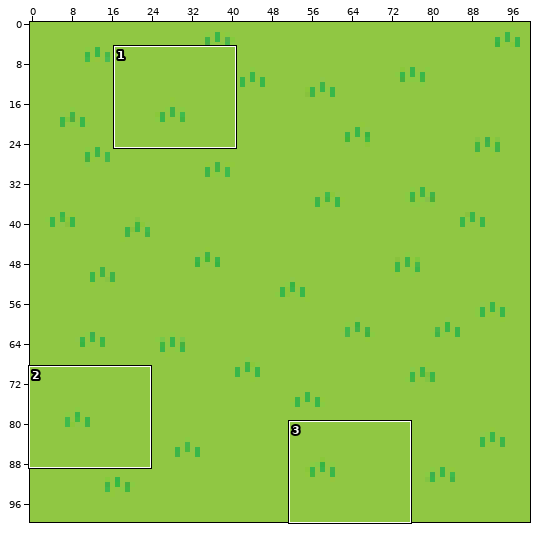
Edited in one commit: sprite sheet (grass.png). The picture above shows the old version from afar; the outline marks the close-up.
Close-up. As it was:
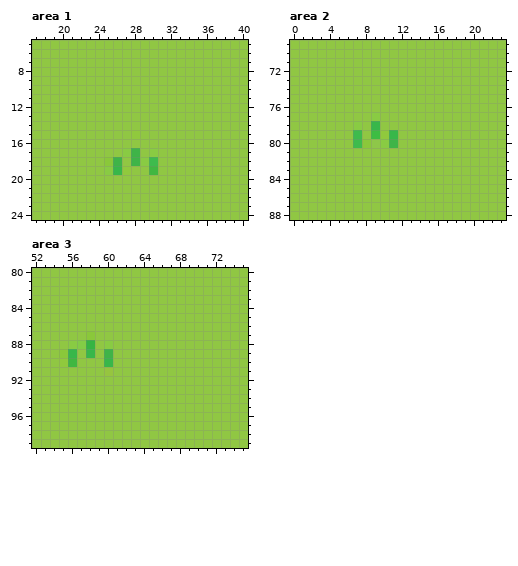
The file is 100x100 pixels. Colours within 5 levels of each other are drawn and written as one. Shown: area 1: x 17..40, y 5..24; area 2: x 0..23, y 69..88; area 3: x 52..75, y 80..99. The commit also changed other parts of the picture, which this record leaves out.
The same view after the edit:
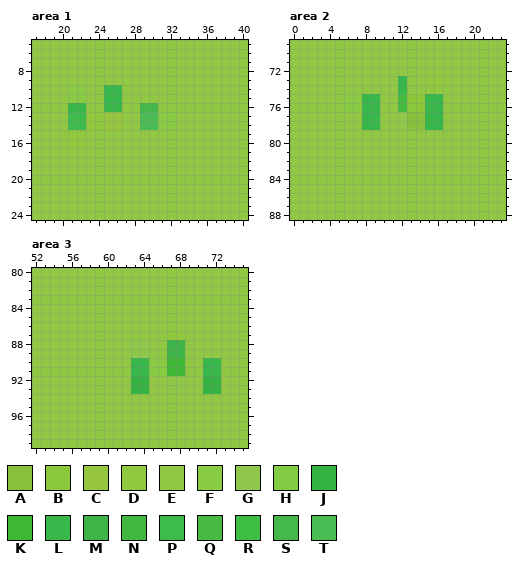
Palette (. is transparent): A #88c23d  B #8ac83a  C #96c53f  D #90c93d  E #90c743  F #89cb43  G #8ec749  H #82cc46  J #36b443  K #3fb836  L #38b74a  M #3fb448  N #40b741  P #3ebb4d  Q #46ba41  R #3ebd43  S #45b84b  T #49bc54
Change:
Area 1:
y 10..11: x 21..22 EE -> FF; x 25..26 EE -> LL
y 12: x 21..22 EE -> LL; x 25..26 EE -> LL; x 29..30 EE -> SS
y 13..14: x 21..26 EEEEEE -> PPDDCC; x 29..32 EEEE -> TTFF
y 15: x 21..22 EE -> DD; x 28 D -> E
y 16: x 21..22 EE -> DD
y 17: x 27..28 FM -> EE; x 30 F -> E
y 18: x 25..26 BM -> EE; x 28..30 MFP -> EEE
y 19: x 25..27 FLD -> EEE; x 30 N -> E
Area 2:
y 73..74: x 12 E -> L; x 15..16 EE -> DD
y 75..76: x 6..9 EEEE -> FFLL; x 12..16 EEEEE -> QBBLL
y 77: x 8..9 EF -> LL; x 12..16 EEEEE -> GAALL
y 78: x 7..8 FE -> EL; x 12..16 EEEEE -> GAALL
y 79: x 7 P -> E; x 9..11 RDL -> EEE
y 80: x 7..11 PBGFM -> EEEEE
Area 3:
y 87: x 58 B -> E; x 67..68 EE -> DD
y 88: x 56..58 FHJ -> EEE; x 60 F -> E; x 63..64 EE -> GG; x 67..68 EE -> MM
y 89: x 55..56 BL -> EE; x 58 L -> E; x 60 M -> E; x 63..64 EE -> GG; x 67..68 EE -> MM
y 90: x 55..56 DN -> EE; x 60 L -> E; x 63..68 EEEEEE -> LLFFKK; x 71..72 EE -> LL
y 91: x 60 C -> E; x 63..68 EEEEEE -> LLFFKK; x 71..72 EE -> LL
y 92..93: x 63..64 EE -> JJ; x 67..68 EE -> GG; x 71..72 EE -> JJ
